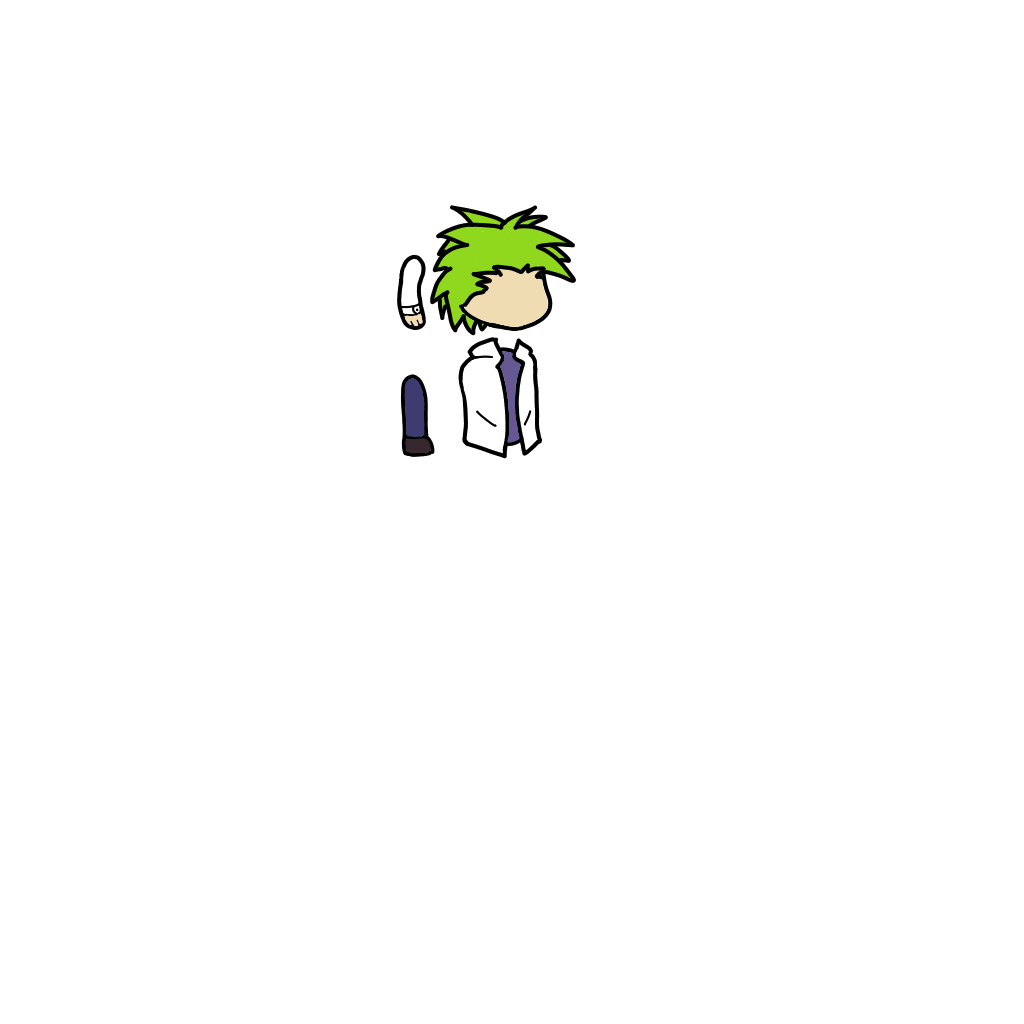
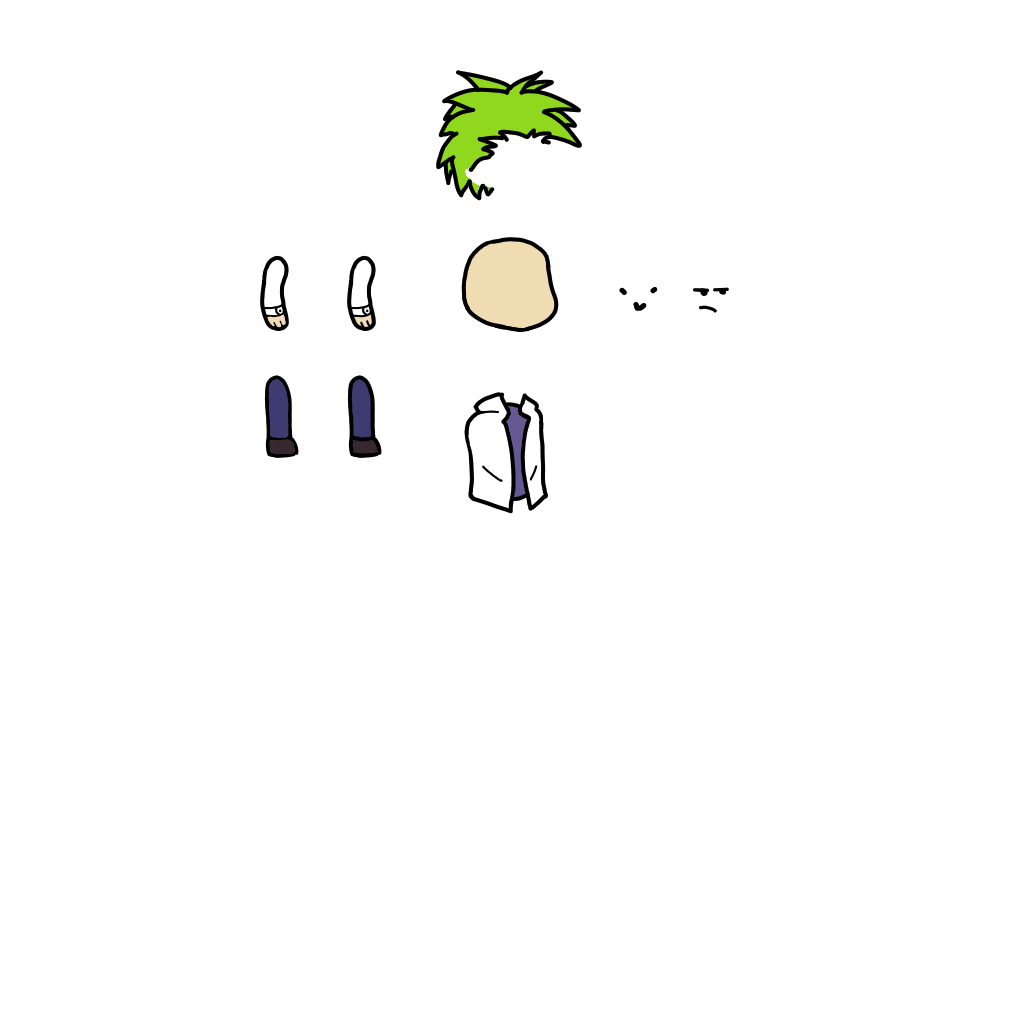
Revision of a layered 1024x1024 image; what changed, layer by layer:
renamed "Paint Layer 3" to "faces", showed it, moved it above "Paint Layer 6", painted on it over (347, 134, 729, 514)
painted on "Paint Layer 6" over (347, 70, 582, 384)
showed "Paint Layer 9(wklejone)", opacity 46% → 100%, moved it above "Paint Layer 5", painted on it over (260, 70, 729, 514)
moved "Paint Layer 5" above "Paint Layer 7", painted on it over (260, 129, 729, 514)
painted on "Paint Layer 7" over (260, 70, 646, 514)
